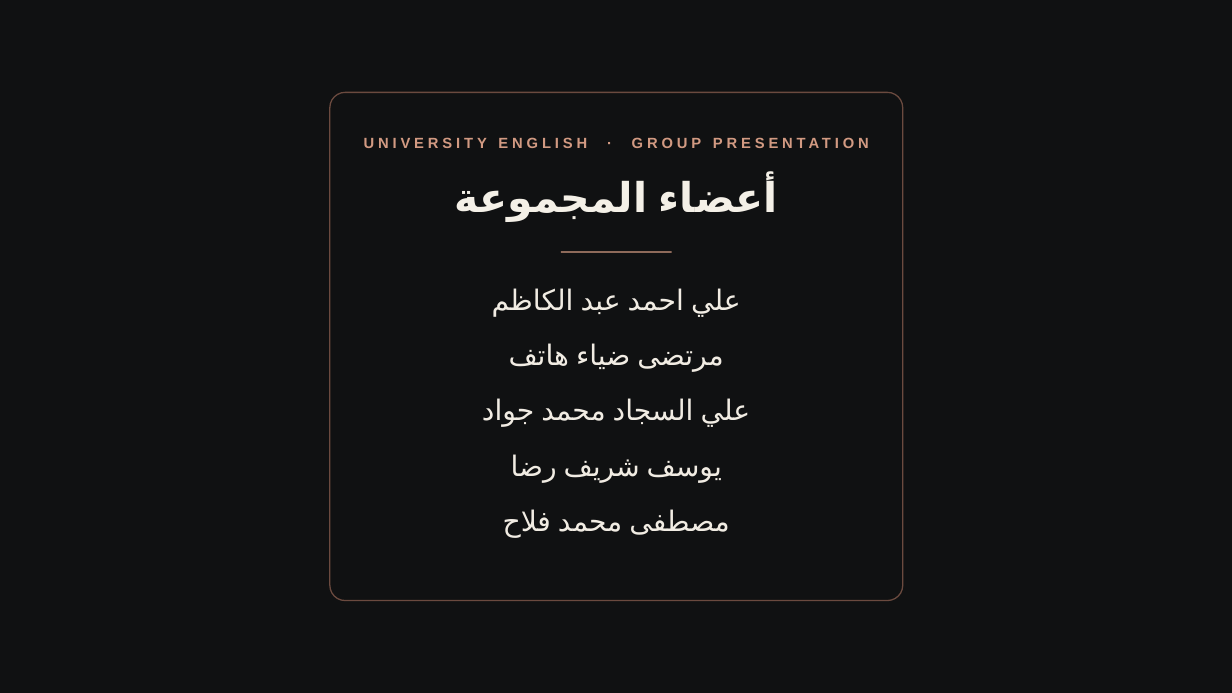
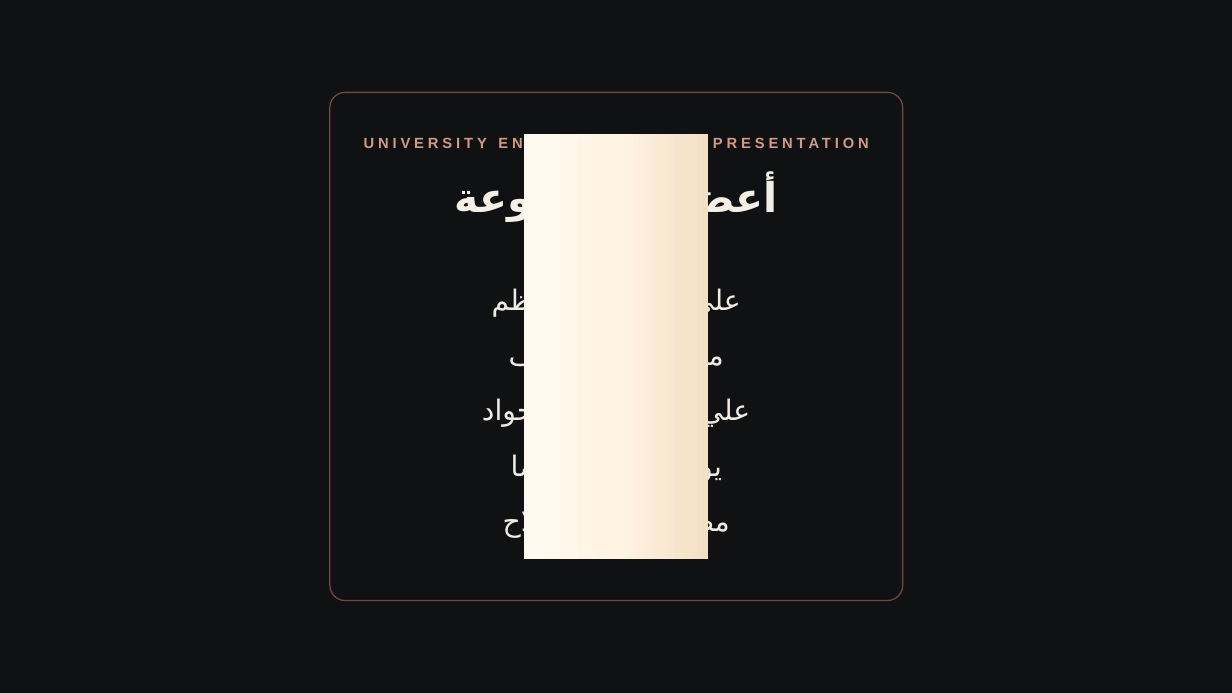
Before and after one commit to s2512013660-art/Akli, a slide deck: slide 2 of presentation-kit/empty-space-topic/The-Architecture-of-Empty-Space_Final.pptx (slide 1 before the commit). Drawn at 1232x693 pixels with LibreOffice and Linux fonts; fonts in the diff are those of the drawing; background and template pictures are left out. Boxes give left, top, right and bottom in pixels: in the first picture for what was removed or moved away, otherwise in the second. Text is boxed around its words. In the diff, an @@ line names an element or a change of style, - is before the commit and + after.

```diff
--- a/presentation-kit/empty-space-topic/The-Architecture-of-Empty-Space_Final.pptx
+++ b/presentation-kit/empty-space-topic/The-Architecture-of-Empty-Space_Final.pptx
@@ background #101112 to picture (left out) @@
@@ rectangle added at bbox=[0, 0, 1232, 693], fill #101112 @@
@@ rectangle added at bbox=[524, 134, 709, 559], fill gradient #FFF9EF to #FFF4E4 to #F3DFC4 @@
```
Also in this commit, not shown: 5 other slides changed, 2 slides added, 2 slides removed, 8 other files.
